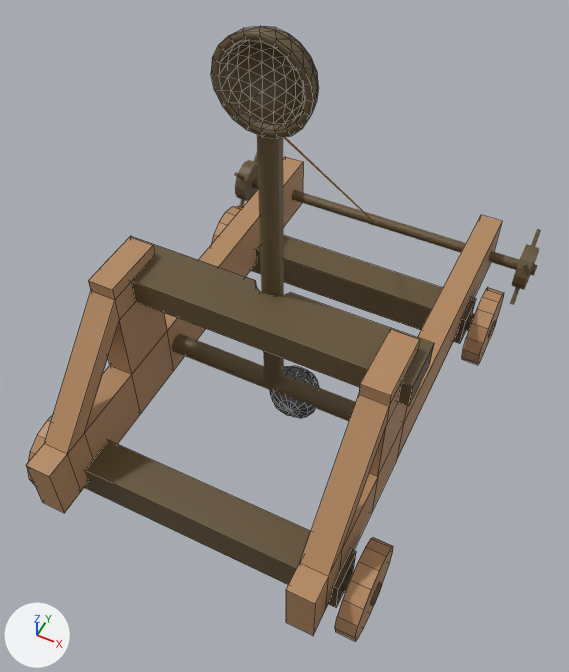
The Blender file blender/catapult_models.blend, before and after one commit.
Rendered twice from a 50 mm camera at (1.82, -3.85, 5.49) aimed at (0.11, -0.44, 1.23). Lighting does not change. The marker at lower left points along +X, +Y and +Z. Mesh edges are drawn as thin lines on the coarser meshes.

Before the edit, the objects in view are built like this:
```python
me_cube = bpy.data.meshes.new('Cube')
me_cube.from_pydata(...)  # 120 vertices, 92 faces; spans x -1.1..1.1, y -2.0..2.0, z 0.0..1.4
me_cube.materials.append(mat_wood)  # orange #b58a61
me_cube_001 = bpy.data.meshes.new('Cube.001')
me_cube_001.from_pydata(...)  # 26 vertices, 15 faces; spans x -1.18..1.18, y -0.2..0.2, z -0.1..0.1
me_cube_001.materials.append(mat_wooddark)  # brown #655436
me_cube_002 = bpy.data.meshes.new('Cube.002')
me_cube_002.from_pydata(...)  # a box spanning x -1.14..1.14, y -0.15..0.15, z -0.15..0.15
me_cube_002.materials.append(mat_wooddark)  # brown #655436
# before: 0 (-1.14, -0.15, -0.15), 1 (-1.14, -0.15, 0.15) at pixel (476, 298), 2 (-1.14, 0.15, -0.15) at pixel (459, 343), 3 (-1.14, 0.15, 0.15) at pixel (465, 320), 4 (1.14, -0.15, -0.15)
# before: 5 (1.14, -0.15, 0.15), 6 (1.14, 0.15, -0.15), 7 (1.14, 0.15, 0.15)
me_cube_003 = bpy.data.meshes.new('Cube.003')
me_cube_003.from_pydata(...)  # a box spanning x -1.14..1.14, y -0.15..0.15, z -0.15..0.15
me_cube_003.materials.append(mat_wooddark)  # brown #655436
# before: 0 (-1.14, -0.15, -0.15), 1 (-1.14, -0.15, 0.15) at pixel (356, 551), 2 (-1.14, 0.15, -0.15) at pixel (336, 607), 3 (-1.14, 0.15, 0.15) at pixel (338, 589), 4 (1.14, -0.15, -0.15)
# before: 5 (1.14, -0.15, 0.15), 6 (1.14, 0.15, -0.15), 7 (1.14, 0.15, 0.15)
me_cylinder_008 = bpy.data.meshes.new('Cylinder.008')
me_cylinder_008.from_pydata(...)  # a 16-sided cylinder along z spanning x -0.332..0.332, y -0.332..0.332, z -2.625..-2.478
me_cylinder_008.materials.append(mat_wood)  # orange #b58a61
ob_axlecase_b = bpy.data.objects.new('AxleCase.b', me_cube_002)
ob_axlecase_b.parent = ob_catapult
ob_axlecase_b.location = (0.0, -1.15, 0.0)
ob_axlecase_f = bpy.data.objects.new('AxleCase.f', me_cube_003)
ob_axlecase_f.parent = ob_catapult
ob_axlecase_f.location = (0.0, 1.55, 0.0)
ob_chassis = bpy.data.objects.new('Chassis', me_cube)
ob_chassis.parent = ob_catapult
ob_chassis.location = (0.0, 0.0, 0.0)
ob_rambar = bpy.data.objects.new('RamBar', me_cube_001)
ob_rambar.parent = ob_catapult
ob_rambar.location = (0.0, 0.6, 1.203)
ob_wheel_fl = bpy.data.objects.new('Wheel.fl', me_cylinder_008)
ob_wheel_fl.parent = ob_catapult
ob_wheel_fl.location = (1.276, 1.55, 0.0)
ob_wheel_fl.rotation_euler = (0.0, 1.571, 0.0)  # degrees (0, 90, 0)
ob_wheel_fl.scale = (1.02, 1.02, 1.0)
# also in view: 'Bucket' at (0.0, -0.35, 3.22); 'ReloadWheel.l' at (1.43, 1.79, 0.59); 'ReloadAxle' at (0.0, 1.79, 0.59); 'ThrowingArm' at (0.0, -0.4, 1.74); 'Rock' at (0.0, 0.0, 0.0)
```
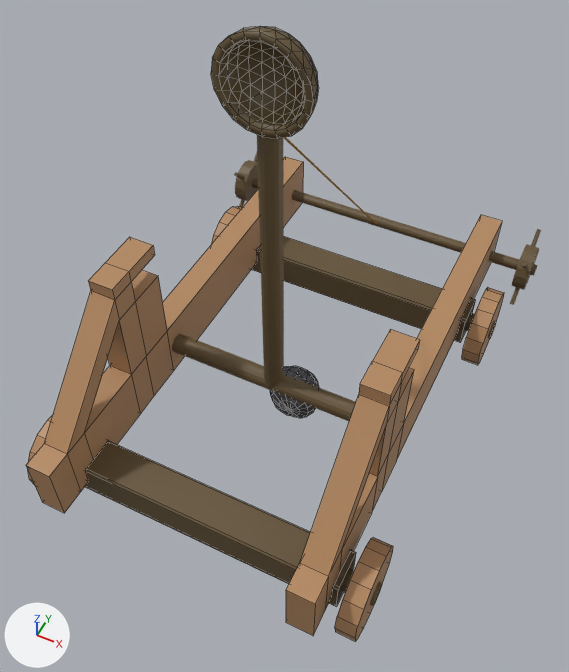
Diff of the bpy script that builds the scene:
```diff
--- a/blender/catapult_models.blend.py
+++ b/blender/catapult_models.blend.py
@@ me_cube_002 @@
 me_cube_002.from_pydata(...)  # 8 vertices, 6 faces; spans x -1.14..1.14, y -0.15..0.15, z -0.15..0.15
 # used by ob_axlecase_b; parent = ob_catapult; location = (0.0, -1.15, 0.0)
 # verts and faces of me_cube_002; kept vertices keep their numbers, new ones are numbered from 8
+# me_cube_002 part 1
+delete_vertices([*range(0, 8)])  # with the faces that use them
+verts[8] = (-1.14, -0.13, -0.15)
+verts[9] = (-1.14, -0.15, -0.13)
+verts[10] = (-1.14, -0.15, 0.13)  # pixel (475, 299)
+verts[11] = (-1.14, -0.13, 0.15)  # pixel (475, 299)
+verts[12] = (-1.14, 0.15, -0.13)  # pixel (460, 342)
+verts[13] = (-1.14, 0.13, -0.15)  # pixel (460, 342)
+verts[14] = (-1.14, 0.13, 0.15)  # pixel (466, 319)
+verts[15] = (-1.14, 0.15, 0.13)  # pixel (465, 322)
+for new, old in zip([*range(16, 24)], [*range(8, 16)]): verts[new] = verts[old] + (2.28, 0.0, 0.0)
+faces += [(9, 17, 18, 10), (16, 21, 20, 23, 22, 19, 18, 17), (11, 19, 22, 14), (8, 9, 10, 11, 14, 15, 12, 13), (12, 15, 23, 20), (12, 20, 21, 13)]
+faces += [(14, 22, 23, 15), (8, 16, 17, 9), (10, 18, 19, 11), (8, 13, 21, 16)]
 me_cube_002.materials.append(mat_wooddark)
@@ me_cube_003 @@
 me_cube_003.from_pydata(...)  # 8 vertices, 6 faces; spans x -1.14..1.14, y -0.15..0.15, z -0.15..0.15
 # used by ob_axlecase_f; parent = ob_catapult; location = (0.0, 1.55, 0.0)
 # verts and faces of me_cube_003; kept vertices keep their numbers, new ones are numbered from 8
+# me_cube_003 part 2
+delete_vertices([*range(0, 8)])  # with the faces that use them
+verts[8] = (-1.14, -0.13, -0.15)
+verts[9] = (-1.14, -0.15, -0.13)  # pixel (353, 570)
+verts[10] = (-1.14, -0.15, 0.13)  # pixel (356, 552)
+verts[11] = (-1.14, -0.13, 0.15)  # pixel (355, 553)
+verts[12] = (-1.14, 0.15, -0.13)  # pixel (336, 606)
+verts[13] = (-1.14, 0.13, -0.15)  # pixel (337, 605)
+verts[14] = (-1.14, 0.13, 0.15)  # pixel (339, 587)
+verts[15] = (-1.14, 0.15, 0.13)  # pixel (338, 590)
+for new, old in zip([*range(16, 24)], [*range(8, 16)]): verts[new] = verts[old] + (2.28, 0.0, 0.0)
+faces += [(9, 17, 18, 10), (16, 21, 20, 23, 22, 19, 18, 17), (11, 19, 22, 14), (8, 9, 10, 11, 14, 15, 12, 13), (12, 15, 23, 20), (12, 20, 21, 13)]
+faces += [(14, 22, 23, 15), (8, 16, 17, 9), (10, 18, 19, 11), (8, 13, 21, 16)]
 me_cube_003.materials.append(mat_wooddark)
@@ me_cube @@
 # used by ob_chassis; parent = ob_catapult; location = (0.0, 0.0, 0.0)
-me_cube.from_pydata(...)  # 120 vertices, 92 faces; spans x -1.1..1.1, y -2.0..2.0, z 0.0..1.4
+me_cube.from_pydata(...)  # 124 vertices, 106 faces; spans x -1.1..1.1, y -2.0..2.0, z 0.0..1.4
+# me_cube part 3
+# 8 vertices are removed from x -1.1..1.1, y 0.5..0.8, z 1.1..1.3
+# 27 faces are deleted
+# 12 new vertices lie (0.0, -0.2, 0.0) away from vertices in x -1.1..1.1, y 1.0, z 0.0..1.4
+# 31 new faces join them, mat_wood (orange #b58a61)
+# 10 new faces join them
+# me_cube part 4: 65 kept faces spanning x -1.1..1.1, y -2.0..2.0, z 0.0..1.4 are now shaded smooth
 me_cube.materials.append(mat_wood)
@@ ob_rambar @@
 ob_rambar.location = (0.0, 0.6, 1.203)
+ob_rambar.hide_set(True)
```

What differs and where, as boxes (x1, y1, x2, y2) in the pictures (569 x 672 px):
'RamBar', hidden: before (130, 236, 434, 406)
'AxleCase.f', reshaped: before (84, 440, 356, 607); after (85, 441, 356, 606)
'AxleCase.b', reshaped: before (250, 235, 476, 344); after (251, 237, 476, 342)
part 3 of me_cube, built on: (88, 237, 420, 511) in both
part 4 of me_cube, shading changed: (81, 250, 475, 608) in both
